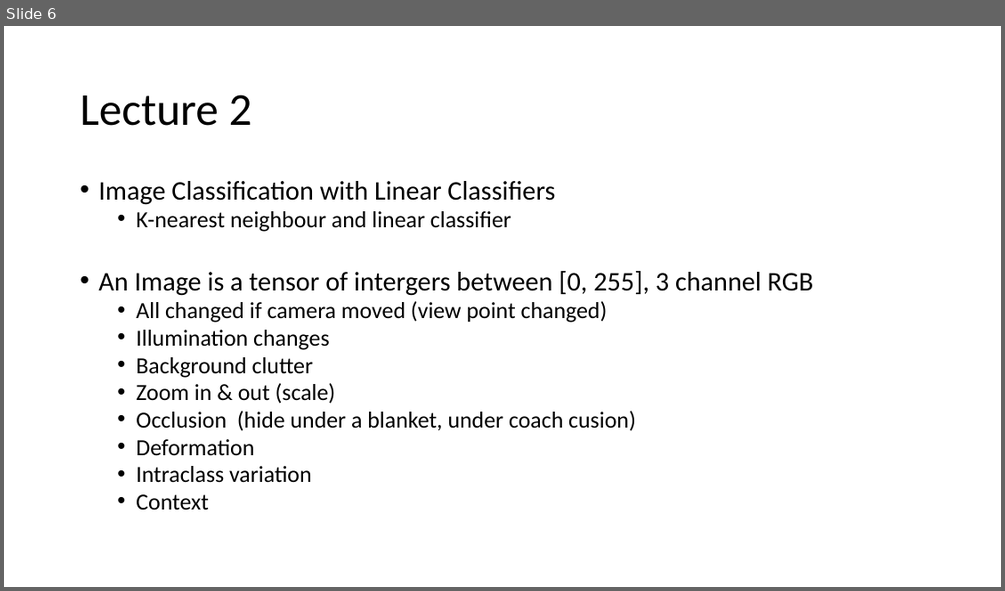
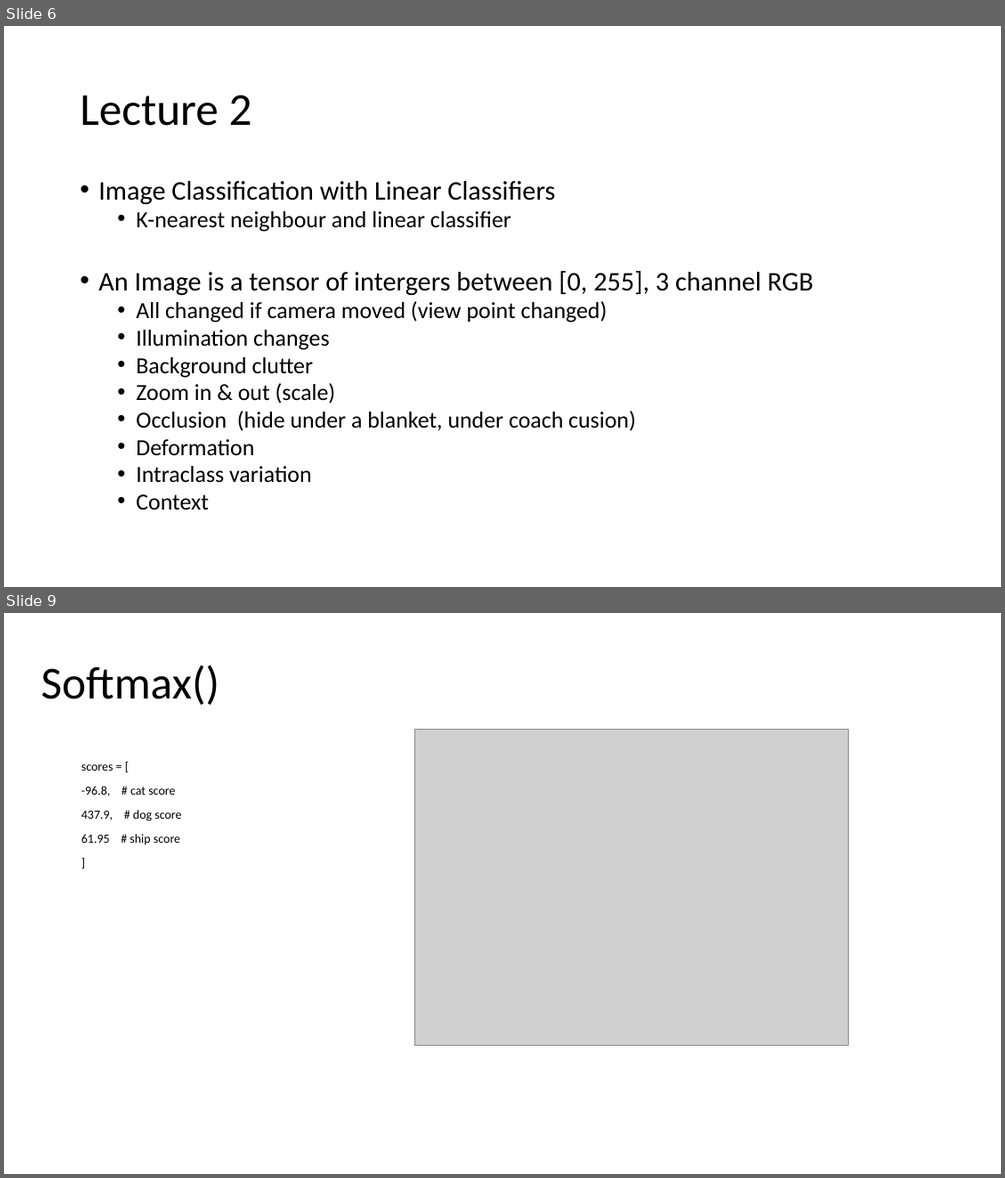
Before and after one commit to marvinxu99/AI_Computer_Vision, a slide deck: Docs/__mx_Standford_CS231N - Computer Vision.pptx. Shown one above the other, each under a label of ours: slide 6 before the commit, slides 6 and 9 after it; the slides between them are not shown. The pictures are 1005x591 and 1005x1178 pixels, drawn with LibreOffice and Linux fonts; fonts in the diff are those of the drawing; grey boxes stand for pictures. Boxes give left, top, right and bottom in pixels: in the first picture for what was removed or moved away, otherwise in the second. Text is boxed around its words. In the diff, an @@ line names an element or a change of style, - is before the commit and + after.

```diff
--- a/Docs/__mx_Standford_CS231N - Computer Vision.pptx
+++ b/Docs/__mx_Standford_CS231N - Computer Vision.pptx
@@ slide 9 added at box(4, 613, 1001, 1174), background #FFFFFF @@
@@ title added at box(41, 665, 220, 705), 44 pt, text #000000 @@
+Softmax()
@@ picture added at box(414, 729, 849, 1045) @@
@@ text added at box(81, 764, 181, 845), 12 pt, text #000000 @@
+scores = [
+-96.8, # cat score
+437.9, # dog score
+61.95 # ship score
+]
```
Also in this commit, not shown: 5 other slides added, 4 other files.
